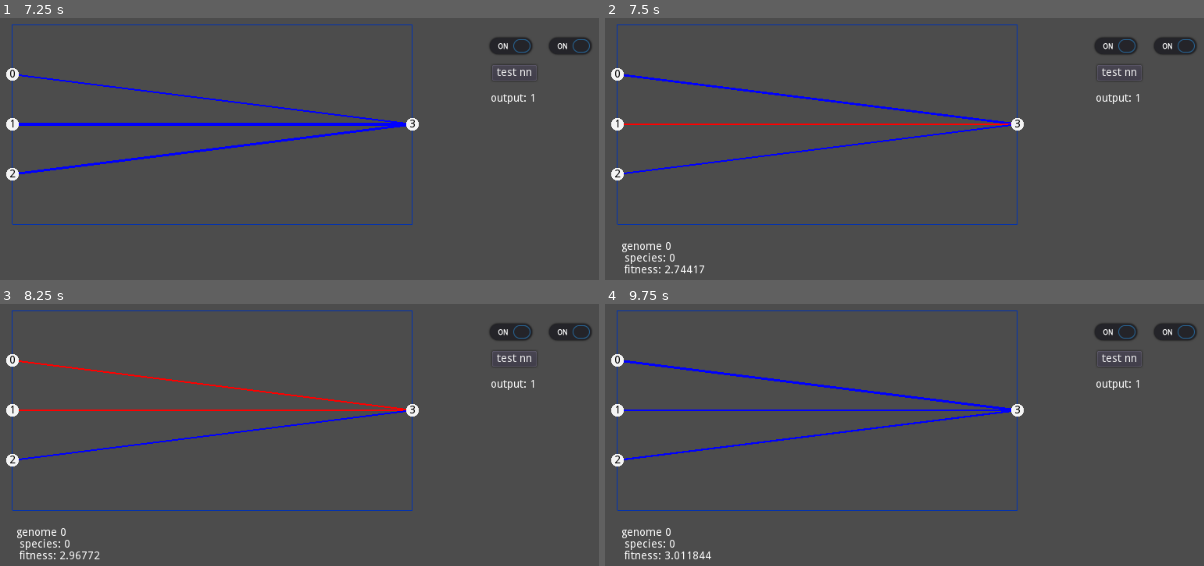
Above: before the commit, frames 1-4 (two rows, left to right).
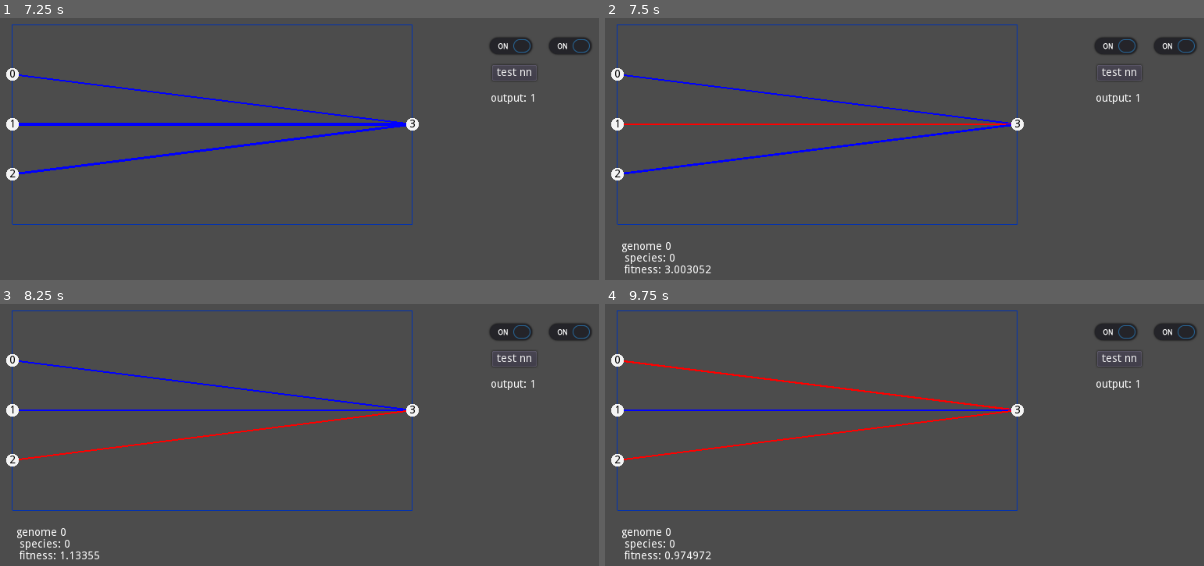
Above: after the commit, the same moments.

Repository: WhoStoleMyCoffee/GodotNEAT
Game: Godot game, scene res://Scenes/TestScene.tscn
The game is run twice, just before and just after one commit, with the same random seed, the same clock (stepped at 60 frames per second) and the same inputs.
Inputs (mouse positions are in pixels of both pictures, inside the frame that each line leads up to):
- Up to frame 1 (7.25 s): click (509, 46) at 0.5 s; click (569, 46) at 1.25 s; click "test nn" at 2 s; click (509, 46) at 2.75 s; click (569, 46) at 3.5 s; click "test nn" at 4.25 s; click (509, 46) at 5 s; click (569, 46) at 5.75 s; click "test nn" at 6.5 s
- Up to frame 2 (7.5 s): tap Enter at 7.25 s
- Up to frame 3 (8.25 s): tap Space at 8 s
- Up to frame 4 (9.75 s): tap Enter at 8.75 s; tap Space at 9.5 s

Frame 1 is identical in both runs. In frame 2, 0.7% of the frame differs, in the area x 3-68%, y 21-98%; in frame 3, 1.7%; in frame 4, 1.4%.

Commit message:
cross-species breeding + elitism

Diff:
--- a/NEAT/NEATNN.gd
+++ b/NEAT/NEATNN.gd
@@ -89,7 +89,7 @@
 
 	nodes.resize(0)
 	nodes.resize(nn.nodes.size())
-	connections = nn.connections.duplicate(true)
+	connections = nn.connections.duplicate()
 	fitness = nn.fitness
 	species_id = nn.species_id
 	return self
--- a/NEAT/NEATPopulation.gd
+++ b/NEAT/NEATPopulation.gd
@@ -44,7 +44,7 @@
 # % of genomes in each species that survive
 var SPECIATION_SURVIVAL_RATE : float = 0.4
 var INTERSPECIES_BREEDING_CHANCE = 0.001
-var ELITISM : bool = false
+var DO_ELITISM : bool = true
 #how stale a species can be before it is "reset"
 var SPECIATION_MAX_STALENESS : int = 20
 
@@ -198,23 +198,22 @@
 	var gi : int = 0
 	for sid in species_data.keys():
 		var sd : Dictionary = species_data[sid]
-		var best_boi : NEATNN = genomes[gi] #invalid get index on base 'array'
+		var best_boi : NEATNN = genomes[gi]
 
 		if best_boi.fitness > sd.best:
 			sd.best = best_boi.fitness
 			sd.age = 0
 		else:
 			sd.age += 1
-			if sd.age > SPECIATION_MAX_STALENESS:
-				print('species %s died of old age' % sid, '. age=%s' % sd.age)
-				gi += sd.len
-				continue
 
 		#	(avg_adjusted_fitness / avg_global_adjused_fitness) * N
 		#	( (afs[sid] / N)      / avg_global_adj_fitness ) * N
 		#Ns cancel out:		afs[sid] / avg_global_adj_fitness
 		var allowed_genomes : int = round(afs[sid] / avg_global_adj_fitness)
-		reproduce_species(sid, allowed_genomes, pools, new_genomes)
+		if sd.age > SPECIATION_MAX_STALENESS:
+			allowed_genomes = 0
+
+		_reproduce_species(sid, allowed_genomes, pools, new_genomes)
 
 		gi += sd.len
 		sd.len = allowed_genomes
@@ -225,16 +224,24 @@
 
 
 #pool : pool of ALL species
-func reproduce_species(sid : int, count : int, pools : Dictionary, new_genomes : Array):
-	print('    reproducing species. sid=%s count=%s' % [sid, count])
+func _reproduce_species(sid : int, count : int, pools : Dictionary, new_genomes : Array):
+	if count == 0: return
+#	print('    reproducing species. sid=%s count=%s' % [sid, count])
 	var pool : MatingPool = pools[sid]
 
-	for _i in range(count):
+	if DO_ELITISM:
+		#pool.data.keys()[0] = best genome in this species.
+		# its index 0 bc genomes have been sorted in reproduce()
+		new_genomes.append(pool.data.keys()[0])
+
+	for _i in range(count - int(DO_ELITISM)):
 		var p1 : NEATNN = pool.pick()
 		var p2 : NEATNN = pool.pick()
 
-		#TODO cross-species breeding
-		# ...
+		#CROSS SPECIES BREEDING
+		if randf() < INTERSPECIES_BREEDING_CHANCE:
+			var rsp : int = species_data.keys()[randi()%species_data.size()]
+			p2 = pools[ rsp ].pick()
 
 		var child : NEATNN = NeatUtil.crossover(p2, p1) if p2.fitness > p1.fitness else NeatUtil.crossover(p1, p2)
 		child.owner = self
--- a/NEAT/NEATUtil.gd
+++ b/NEAT/NEATUtil.gd
@@ -23,7 +23,7 @@
 		var co = offspring.get_connection(c2.i)
 		#DISJOINT GENES
 		if co == null:
-			offspring.add_connection(c2)
+			offspring.add_connection(c2.duplicate())
 			continue
 
 		#MATCHING GENES
--- a/Scenes/TestScene.tscn
+++ b/Scenes/TestScene.tscn
@@ -8,6 +8,19 @@
 
 var pop : NEATPopulation
 var di : int = 0
+
+var X : Array = [
+	[0.0, 0.0, 1.0],
+	[1.0, 0.0, 1.0],
+	[0.0, 1.0, 1.0],
+	[1.0, 1.0, 1.0]
+]
+var y : Array = [
+	[0.0],
+	[1.0],
+	[1.0],
+	[1.0]
+]
 
 
 func _ready():
@@ -55,21 +68,8 @@
 		var g : NEATNN = pop.genomes[j]
 		g.fitness = 0.0
 		for i in range(4):
-			var X : Array = [
-				[0.0, 0.0, 1.0],
-				[1.0, 0.0, 1.0],
-				[0.0, 1.0, 1.0],
-				[1.0, 1.0, 1.0]
-			][i]
-			var y : Array = [
-				[0.0],
-				[1.0],
-				[1.0],
-				[1.0]
-			][i]
-			var output : Array = g.feed_forward(X)
-
-			var f : float = range_lerp(abs(output[0] - y[0]), 0.0, 1.0, 1.0, 0.0)
+			var output : Array = g.feed_forward(X[i])
+			var f : float = range_lerp(abs(output[0] - y[i][0]), 0.0, 1.0, 1.0, 0.0)
 			g.fitness += f
 
 
